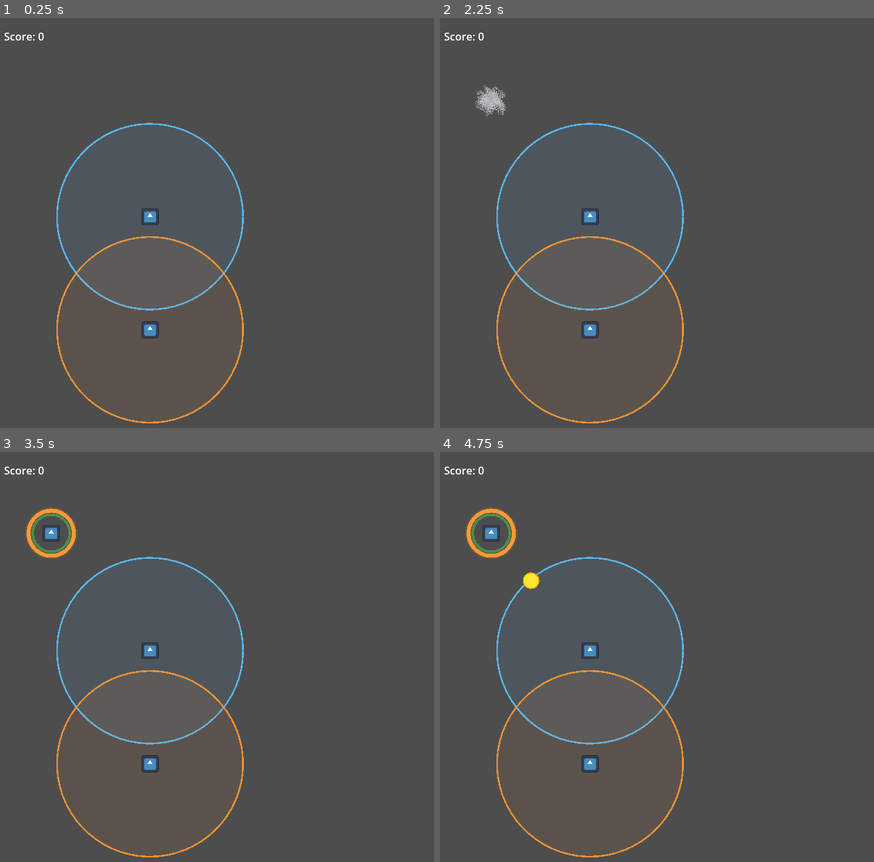
Above: before the commit, frames 1-4 (two rows, left to right).
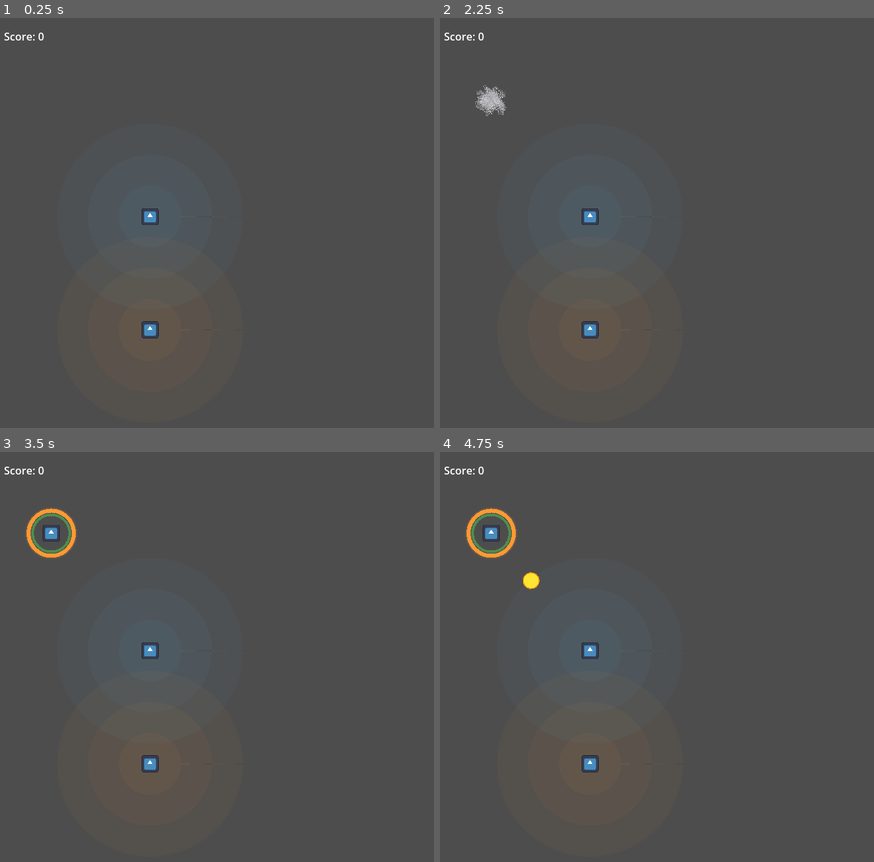
Above: after the commit, the same moments.

Repository: AgustinRamiroDiaz/just-metal-shapes
Game: Godot game, scene res://main_level.tscn
The game is run twice, just before and just after one commit, with the same random seed, the same clock (stepped at 60 frames per second) and the same inputs. This scene is started directly instead of the project's main scene. The engine's default icon, where the game draws it, is replaced by a stand-in: a white triangle on a blue panel in a dark square.
Inputs:
- Up to frame 1 (0.25 s): no input
- Up to frame 2 (2.25 s): tap Enter at 0.5, 2 s; hold D (p1_right) 0.53-1.28 s; tap K (p2_down) at 0.6 s; tap Space at 1.25 s; hold S (p1_down) 1.28-2.03 s; tap J (p2_left) at 1.35 s; hold D (p1_right) from 2.03 s (still down); tap L (p2_right) at 2.1 s
- Up to frame 3 (3.5 s): release D (p1_right) at 2.78 s; hold W (p1_up) from 2.78 s (still down); tap I (p2_up) at 2.85 s
- Up to frame 4 (4.75 s): tap Space at 3.5 s; release W (p1_up) at 3.53 s; hold A (p1_left) from 3.53 s (still down); tap Enter at 3.6 s; tap Keypad Enter at 4.35 s

The runs differ from the first frame. In frame 1, 1.1% of the frame differs, in the area x 13-57%, y 25-99%; in frame 2, 1.1%; in frame 3, 1.1%; in frame 4, 1.1%.

Commit message:
More damage the closer you are to the enemy

Diff:
--- a/scripts/player.gd
+++ b/scripts/player.gd
@@ -11,6 +11,7 @@
 ]
 const LIGHTNING_FPS: float = 12.0
 const LIGHTNING_WIDTH: float = 80.0
+const TIER_COUNT: int = 3
 
 @export var speed: float = 220.0
 @export var range_radius: float = 140.0:
@@ -29,7 +30,7 @@
 var invincible_timer: float = 0.0
 var is_dead: bool = false
 var revival_progress: float = 0.0
-var _lightning_lines: Dictionary = {}
+var _lightning_lines: Dictionary = {}  # target_id -> Array[Line2D]
 var _lightning_frame_timer: float = 0.0
 var _lightning_frame_index: int = 0
 
@@ -90,12 +91,30 @@
 	global_position.y = clampf(global_position.y, rect.position.y, rect.end.y)
 
 
+func _get_tier_radius(tier: int) -> float:
+	return range_radius * (float(tier + 1) / TIER_COUNT)
+
+
+func _get_ray_count(target: Node2D) -> int:
+	var dist := global_position.distance_to(target.global_position)
+	for tier in range(TIER_COUNT):
+		if dist <= _get_tier_radius(tier):
+			return TIER_COUNT - tier
+	return 1
+
+
 func _draw() -> void:
-	var ring_color := Color(team_color.r, team_color.g, team_color.b, 0.9)
-	var fill_color := Color(team_color.r, team_color.g, team_color.b, 0.08)
 	if not is_dead:
-		draw_arc(Vector2.ZERO, range_radius, 0.0, TAU, 64, ring_color, 2.5)
-		draw_circle(Vector2.ZERO, range_radius, fill_color)
+		for tier in range(TIER_COUNT):
+			var r := _get_tier_radius(tier)
+			var alpha := 0.12 * (TIER_COUNT - tier) / TIER_COUNT
+			var tier_fill := Color(team_color.r, team_color.g, team_color.b, alpha)
+			if tier == 0:
+				draw_circle(Vector2.ZERO, r, tier_fill)
+			else:
+				# Draw filled ring between previous tier and this one
+				var prev_r := _get_tier_radius(tier - 1)
+				draw_arc(Vector2.ZERO, (prev_r + r) / 2.0, 0.0, TAU, 64, tier_fill, r - prev_r)
 	if is_dead and revival_progress > 0.0:
 		draw_arc(
 			Vector2.ZERO, 18.0, -PI / 2.0, -PI / 2.0 + TAU * revival_progress, 32, Color.WHITE, 3.0
@@ -127,7 +146,8 @@
 		targets_in_range.erase(body)
 		var target_id := body.get_instance_id()
 		if target_id in _lightning_lines:
-			_lightning_lines[target_id].queue_free()
+			for line: Line2D in _lightning_lines[target_id]:
+				line.queue_free()
 			_lightning_lines.erase(target_id)
 
 
@@ -164,17 +184,19 @@
 	if _lightning_frame_timer >= 1.0 / LIGHTNING_FPS:
 		_lightning_frame_timer -= 1.0 / LIGHTNING_FPS
 		_lightning_frame_index = (_lightning_frame_index + 1) % LIGHTNING_TEXTURES.size()
-		for line: Line2D in _lightning_lines.values():
-			line.texture = LIGHTNING_TEXTURES[_lightning_frame_index]
+		for lines: Array in _lightning_lines.values():
+			for line: Line2D in lines:
+				line.texture = LIGHTNING_TEXTURES[_lightning_frame_index]
 
 	var active_targets: Array[Node2D] = []
-	var damage_amount := damage_per_second * delta
 	for target in targets_in_range:
 		if is_instance_valid(target) and target.has_method("take_damage"):
+			var ray_count := _get_ray_count(target)
+			var damage_amount := damage_per_second * ray_count * delta
 			var did_damage: bool = target.take_damage(damage_amount, team_color)
 			if did_damage:
 				active_targets.append(target)
-				_update_lightning(target)
+				_update_lightning(target, ray_count)
 
 	# Remove lightning for targets no longer being damaged
 	for target_id in _lightning_lines.keys():
@@ -184,30 +206,42 @@
 				found = true
 				break
 		if not found:
-			_lightning_lines[target_id].queue_free()
+			for line: Line2D in _lightning_lines[target_id]:
+				line.queue_free()
 			_lightning_lines.erase(target_id)
 
 
-func _update_lightning(target: Node2D) -> void:
+func _update_lightning(target: Node2D, ray_count: int) -> void:
 	var target_id := target.get_instance_id()
-	var line: Line2D
-	if target_id in _lightning_lines:
-		line = _lightning_lines[target_id]
-	else:
-		line = Line2D.new()
+	var lines: Array = _lightning_lines.get(target_id, []) as Array
+
+	# Add or remove lines to match ray_count
+	while lines.size() < ray_count:
+		var line := Line2D.new()
 		line.texture = LIGHTNING_TEXTURES[_lightning_frame_index]
 		line.texture_mode = Line2D.LINE_TEXTURE_TILE
 		line.width = LIGHTNING_WIDTH
 		line.default_color = Color(team_color, 0.8)
 		line.z_index = -1
 		add_child(line)
-		_lightning_lines[target_id] = line
-	line.clear_points()
-	line.add_point(to_local(target.global_position))
-	line.add_point(Vector2.ZERO)
+		lines.append(line)
+	while lines.size() > ray_count:
+		var extra: Line2D = lines.pop_back()
+		extra.queue_free()
+
+	_lightning_lines[target_id] = lines
+
+	var target_local := to_local(target.global_position)
+	var perp := target_local.normalized().rotated(PI / 2.0)
+	for i in range(ray_count):
+		var offset := perp * (i - (ray_count - 1) / 2.0) * 10.0
+		lines[i].clear_points()
+		lines[i].add_point(target_local + offset)
+		lines[i].add_point(Vector2.ZERO + offset)
 
 
 func _clear_lightning() -> void:
-	for line: Line2D in _lightning_lines.values():
-		line.queue_free()
+	for lines: Array in _lightning_lines.values():
+		for line: Line2D in lines:
+			line.queue_free()
 	_lightning_lines.clear()
